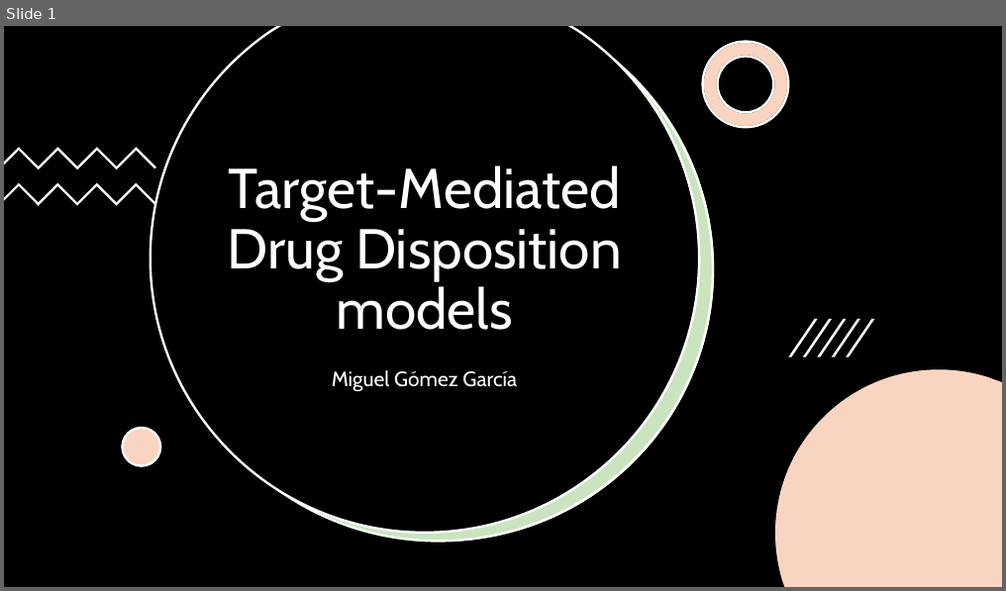
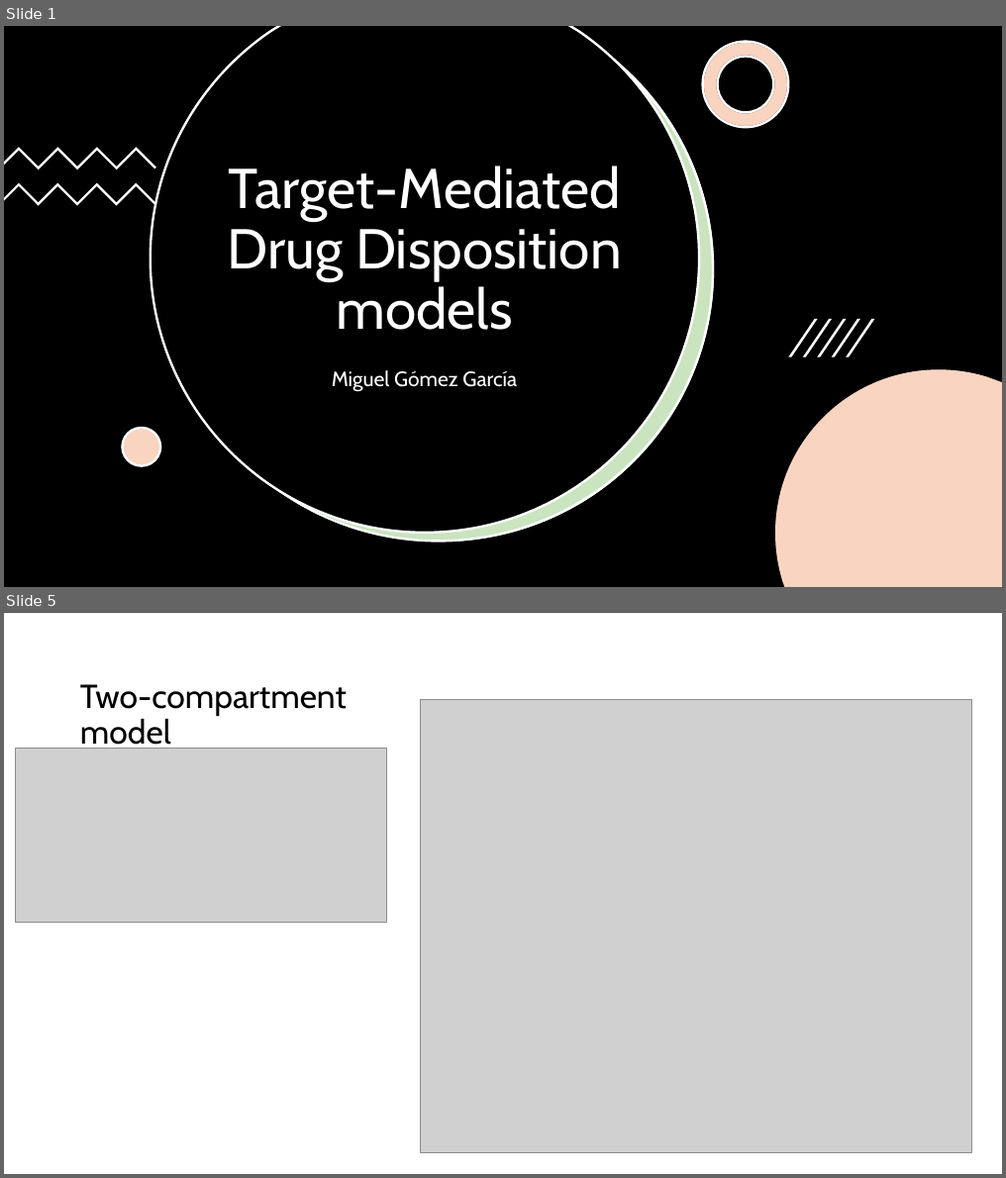
Before and after one commit to MiguelGomGar/TMDD_models_intro, a slide deck: docs/defensa.pptx. Shown one above the other, each under a label of ours: slide 1 before the commit, slides 1 and 5 after it; the slides between them are not shown. The pictures are 1006x591 and 1006x1178 pixels, drawn with LibreOffice and Linux fonts; fonts in the diff are those of the drawing; grey boxes stand for pictures. Boxes give left, top, right and bottom in pixels: in the first picture for what was removed or moved away, otherwise in the second. Text is boxed around its words. In the diff, an @@ line names an element or a change of style, - is before the commit and + after.

Commit message:
completar el resto de modelos, obtener gráficos y terminar presentación

```diff
--- a/docs/defensa.pptx
+++ b/docs/defensa.pptx
@@ slide 5 added at (4, 613, 1002, 1174), background #FFFFFF @@
@@ title added at (80, 684, 347, 753), 32 pt, text #000000 @@
+Two-compartment model
@@ picture added at (420, 700, 972, 1153) @@
@@ picture added at (15, 748, 386, 922) @@
```
Also in this commit, not shown: 1 slide changed, 7 other slides added, 1 slide removed, 13 other files.
